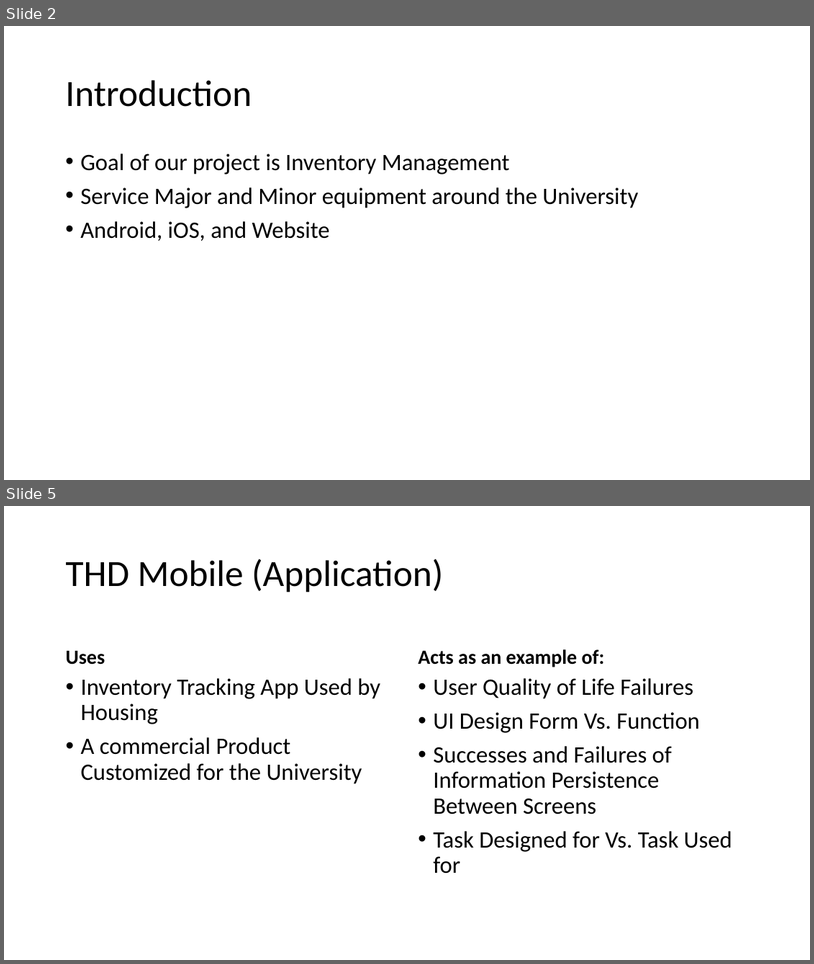
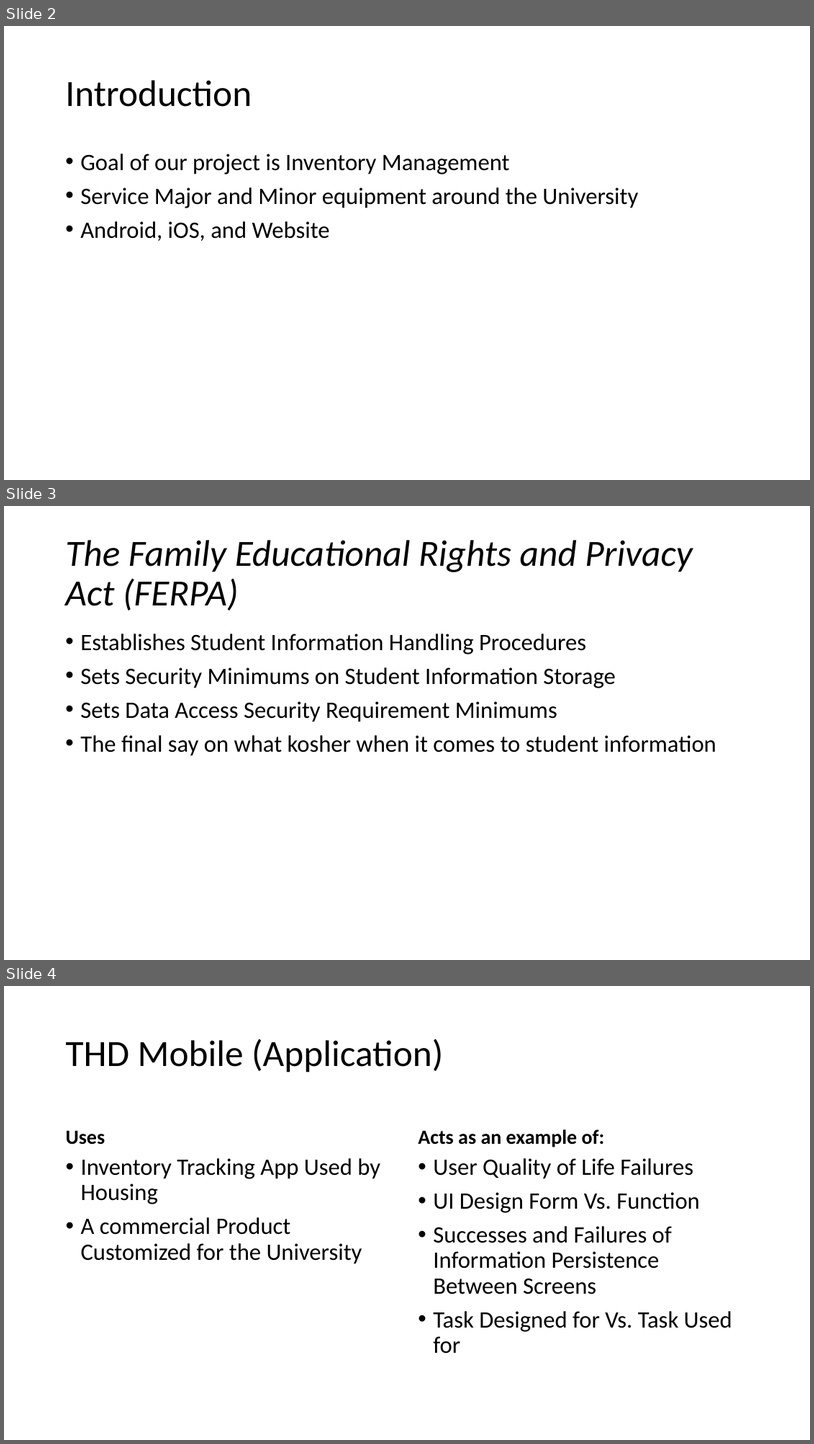
Before and after one commit to frozenNodak/InventoryManagement491, a slide deck: related work presentation draft.pptx. Shown one above the other, each under a label of ours: slides 2 and 5 before the commit, slides 2, 3 and 4 after it; the slides between them are not shown. The pictures are 814x964 and 814x1444 pixels, drawn with LibreOffice and Linux fonts; fonts in the diff are those of the drawing. Boxes give left, top, right and bottom in pixels: in the first picture for what was removed or moved away, otherwise in the second. Text is boxed around its words. In the diff, an @@ line names an element or a change of style, - is before the commit and + after.

```diff
--- a/related work presentation draft.pptx
+++ b/related work presentation draft.pptx
@@ slide 3 added at (x1=4, y1=506, x2=810, y2=960), background #FFFFFF @@
@@ title added at (x1=65, y1=540, x2=692, y2=610), 44 pt, text #000000, italic @@
+The Family Educational Rights and Privacy Act (FERPA)
@@ text added at (x1=80, y1=633, x2=717, y2=756), 28 pt, text #000000 @@
+• Establishes Student Information Handling Procedures
+• Sets Security Minimums on Student Information Storage
+• Sets Data Access Security Requirement Minimums
+• The final say on what kosher when it comes to student information
@@ what was slide 5 is now slide 4 @@
```
Also in this commit, not shown: 1 slide changed, 1 other slide added, 3 slides removed.
